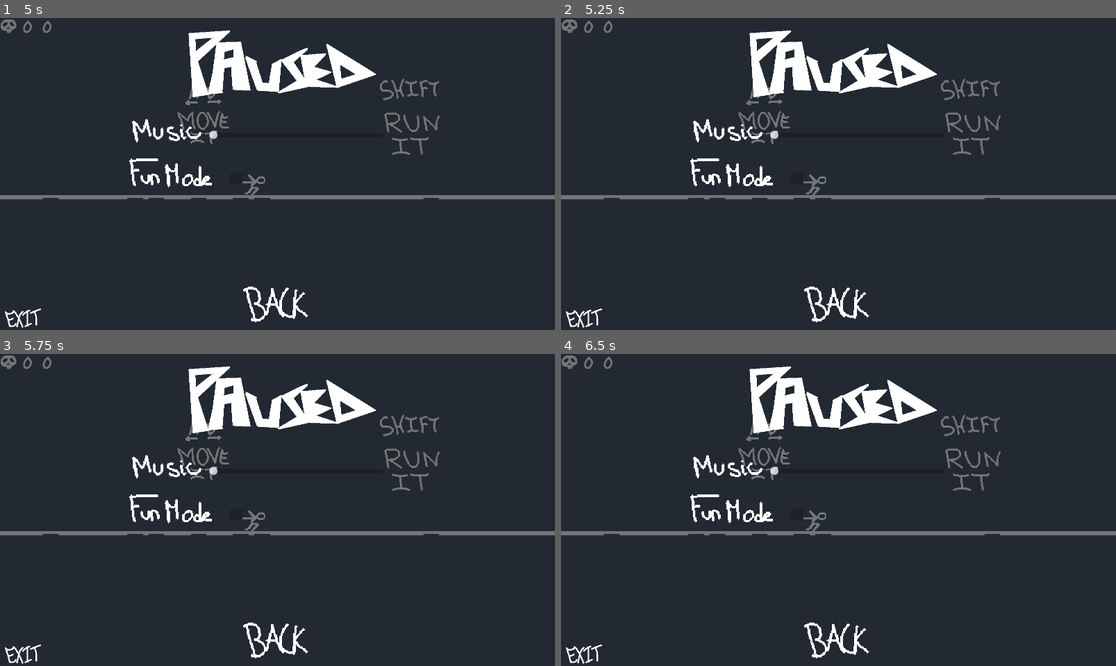
Above: before the commit, frames 1-4 (two rows, left to right).
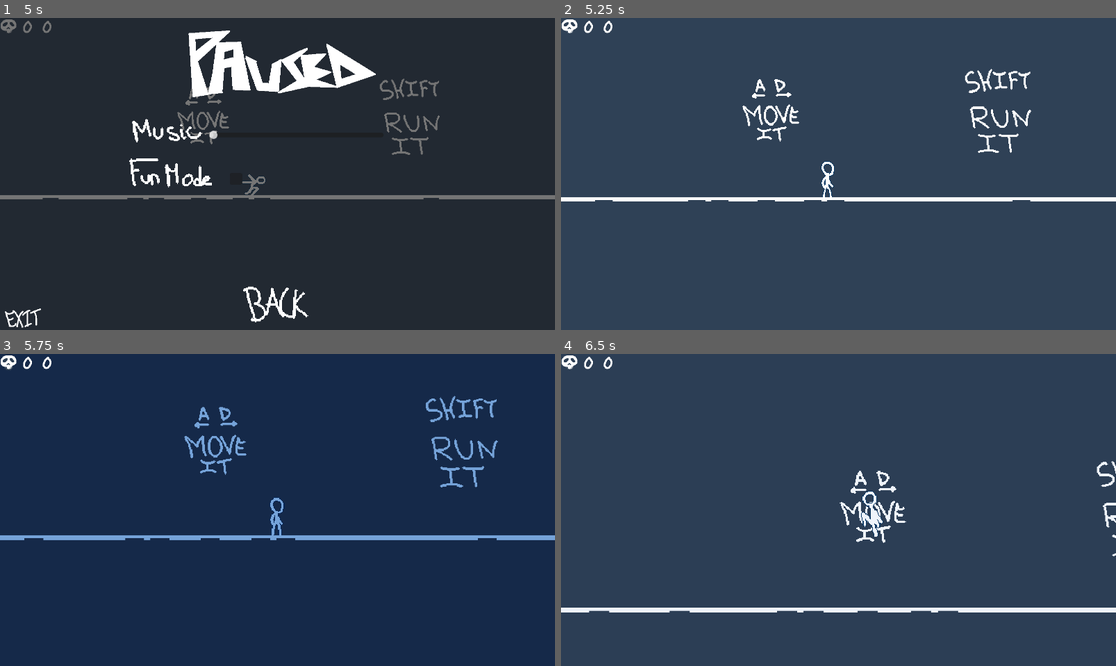
Above: after the commit, the same moments.

Repository: OliverMiguez/Speed-It-Up
Game: Godot game, scene res://Escenas/Menu/Menu_inicio.tscn
The game is run twice, just before and just after one commit, with the same random seed, the same clock (stepped at 60 frames per second) and the same inputs. Sound files missing from this copy of the repository are replaced by a short silence.
Inputs (mouse positions are in pixels of both pictures, inside the frame that each line leads up to):
- Up to frame 1 (5 s): click (288, 286) at 0.5 s; move the mouse to (399, 158) at 1.27 s; hold Shift (Shift) 1.28-2.03 s; hold D (Derecha) 1.28-2.78 s; tap Space (Saltar) at 1.52, 2.27, 3.77, 4.52 s; move the mouse to (166, 189) at 2.02 s; tap Shift (Shift) at 2.1, 3.6 s; move the mouse to (333, 105) at 2.77 s; hold A (Izquierda) 2.78-3.53 s; hold Shift (Shift) 2.78-3.53 s; move the mouse to (249, 236) at 3.52 s; hold D (Derecha) from 3.53 s (still down); move the mouse to (444, 220) at 4.27 s; hold Shift (Shift) from 4.28 s (still down); tap Escape (ui_cancel) at 4.9 s
- Up to frame 2 (5.25 s): release D (Derecha) at 5 s; release Shift (Shift) at 5 s; click (844, 298) at 5 s
- Up to frame 3 (5.75 s): no input
- Up to frame 4 (6.5 s): move the mouse to (672, 463) at 5.77 s; hold A (Izquierda) from 5.78 s (still down); tap Shift (Shift) at 5.85 s; tap Space (Saltar) at 6.02 s

Frame 1 is identical in both runs. In frame 2, 100% of the frame differs, in the area x 0-100%, y 0-100%; in frame 3, 9.9%; in frame 4, 100%.

Commit message:
Bug & Fix: Ajustado el menu para hacer que el boton Back funcione, y ajustes con la musica y efectos

Diff:
--- a/Escenas/Menu/Pausa.tscn
+++ b/Escenas/Menu/Pausa.tscn
@@ -8,6 +8,7 @@
 [ext_resource type="Texture2D" uid="uid://dej3g5k6nla6m" path="res://Arte/Textos/MUSIC.png" id="5_mca6r"]
 [ext_resource type="AudioStream" uid="uid://nk2vyh7leh51" path="res://Musica/algo que experimento.wav" id="5_vw2ie"]
 [ext_resource type="Texture2D" uid="uid://b7a55k18gfk02" path="res://Arte/Textos/FUN MODE.png" id="6_ikuy6"]
+[ext_resource type="AudioStream" uid="uid://e15euhls4h5b" path="res://Musica/EFETOS/muerte2.mp3" id="9_f5ec0"]
 
 [node name="Pausa" type="CanvasLayer" unique_id=46817911]
 process_mode = 3
@@ -90,5 +91,10 @@
 scale = Vector2(0.6, 0.6)
 texture = ExtResource("4_wmgvh")
 
+[node name="PausaEfecto" type="AudioStreamPlayer" parent="." unique_id=198134186]
+stream = ExtResource("9_f5ec0")
+volume_db = -7.596
+
 [connection signal="changed" from="Panel/HSlider" to="." method="_on_h_slider_changed"]
 [connection signal="toggled" from="Panel/FunMode" to="." method="_on_fun_mode_toggled"]
+[connection signal="pressed" from="Panel/BackGame" to="." method="_on_back_game_pressed"]
--- a/Escenas/Niveles/musica_menu_v_2.tscn
+++ b/Escenas/Niveles/musica_menu_v_2.tscn
@@ -5,6 +5,7 @@
 
 [node name="MusicaMenuV2" type="AudioStreamPlayer" unique_id=344207548]
 stream = ExtResource("1_u3xd2")
+volume_db = -4.675
 script = ExtResource("2_62llp")
 
 [connection signal="finished" from="." to="." method="_on_finished"]
--- a/Scripts/Niveles/pausa.gd
+++ b/Scripts/Niveles/pausa.gd
@@ -2,6 +2,7 @@
 class_name pausa
 
 @onready var musica_pausa: AudioStreamPlayer = $MusicaPausa
+@onready var pausa_efecto: AudioStreamPlayer = $PausaEfecto
 
 func _ready() -> void:
 	# El menú empieza oculto
@@ -24,6 +25,8 @@
 	visible = not visible
 
 	if visible:
+		pausa_efecto.play()
+		await get_tree().create_timer(0.5).timeout # Espera 0.5 segundos antes de ejecutar la musica
 		musica_pausa.play()
 	else:
 		musica_pausa.stop()
@@ -40,3 +43,7 @@
 	else:
 		AudioServer.set_bus_mute(bus_index, false)
 		AudioServer.set_bus_volume_db(bus_index, linear_to_db(nuevo_valor))
+
+# El boton back funciona de igual forma que al presionar ESC
+func _on_back_game_pressed() -> void:
+	alternar_pausa()
Not shown, added: Musica/Feeling in my mind.wav.import
